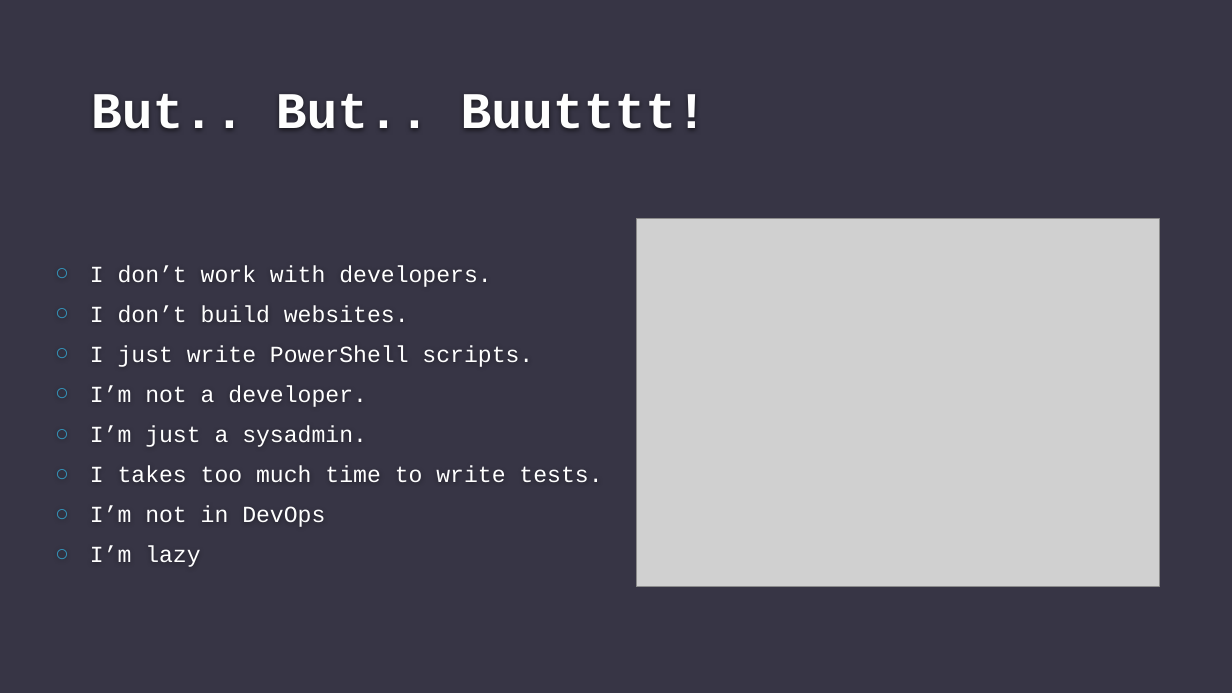
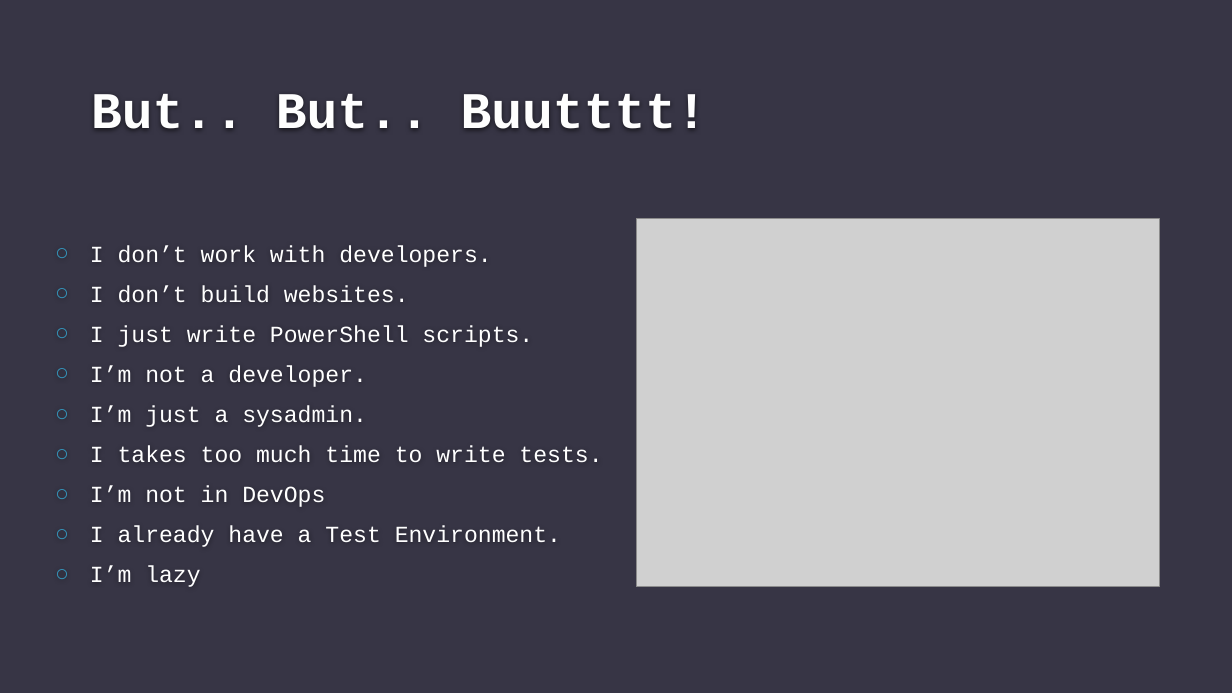
Before and after one commit to gerane/PesteringSysadmins, a slide deck: slide 7 of PesteringSysadmins.pptx. Drawn at 1232x693 pixels with LibreOffice and Linux fonts; fonts in the diff are those of the drawing; grey boxes stand for pictures; background and template pictures are left out. Boxes give left, top, right and bottom in pixels: in the first picture for what was removed or moved away, otherwise in the second. Text is boxed around its words. In the diff, an @@ line names an element or a change of style, - is before the commit and + after.

```diff
--- a/PesteringSysadmins.pptx
+++ b/PesteringSysadmins.pptx
@@ text at <box>90,525,561,547</box>: paragraph added @@
+○ I already have a Test Environment.
```
Also in this commit, not shown: 1 other slide changed, 4 slides added, 12 other files.
